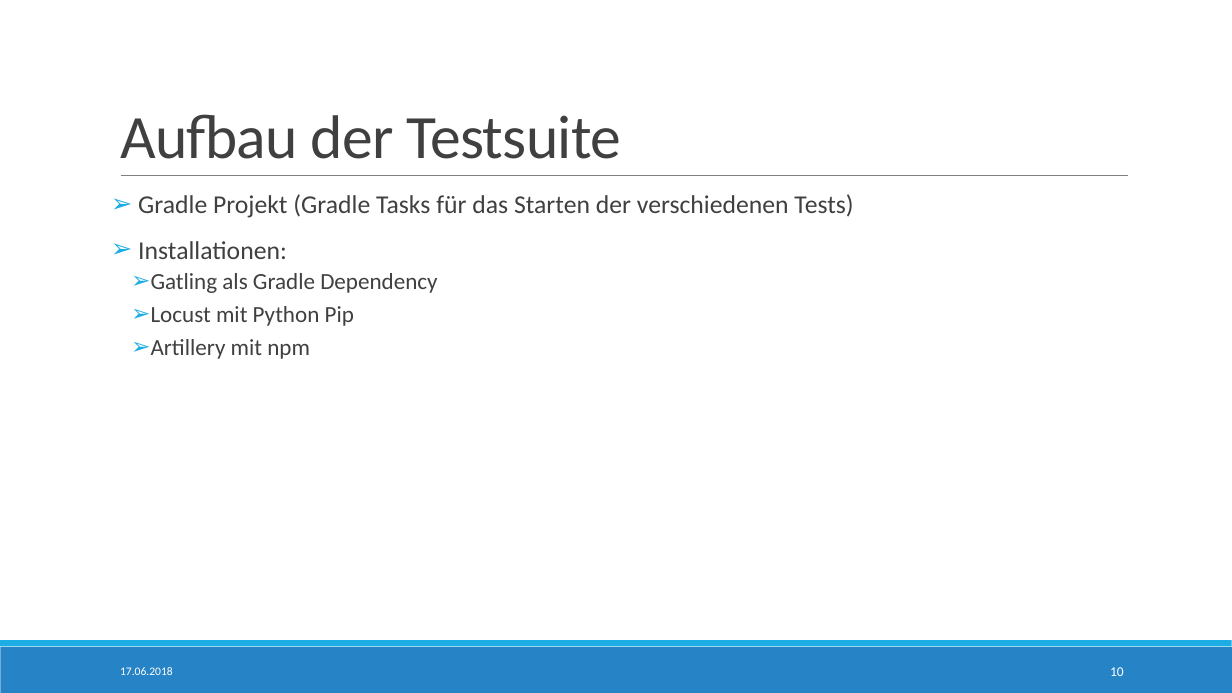
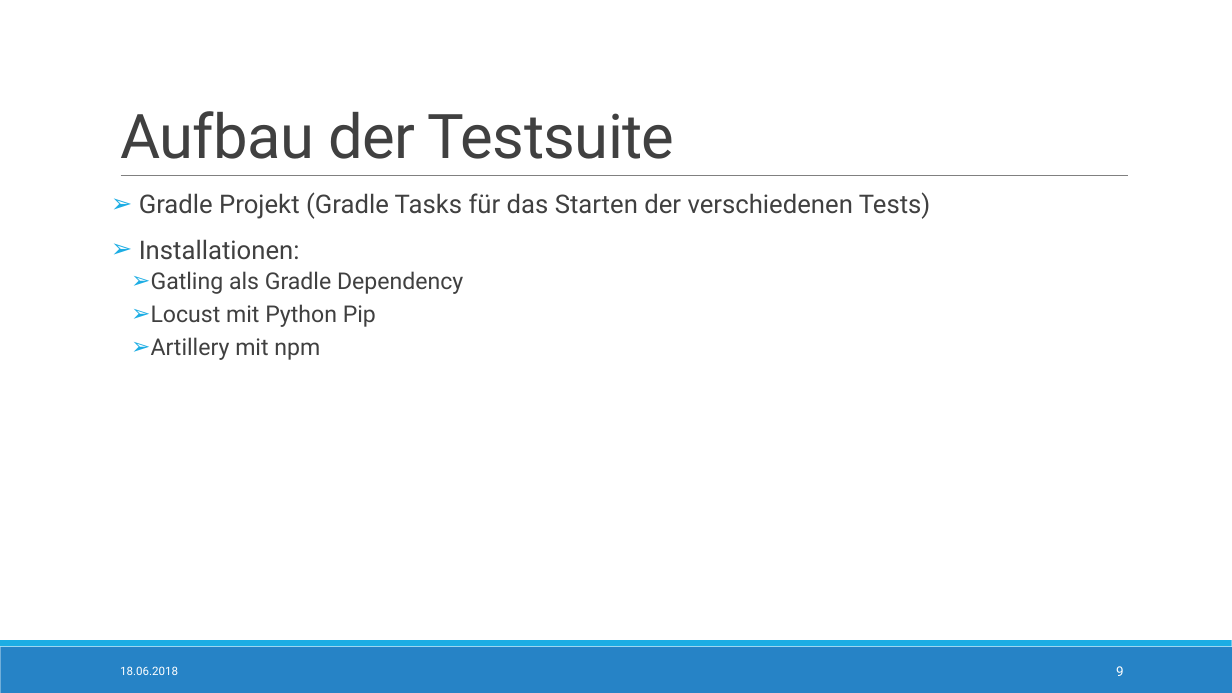
Before and after one commit to StTraeger/sqs-car-webservice, a slide deck: slide 9 of LoadTesting.pptx (slide 10 before the commit). Drawn at 1232x693 pixels with LibreOffice and Linux fonts; fonts in the diff are those of the drawing. Boxes give left, top, right and bottom in pixels: in the first picture for what was removed or moved away, otherwise in the second. Text is boxed around its words. In the diff, an @@ line names an element or a change of style, - is before the commit and + after.

```diff
--- a/LoadTesting.pptx
+++ b/LoadTesting.pptx
@@ title "Aufbau der Testsuite" at [120,111,675,159]: font Calibri to Roboto @@
@@ text "Gradle Projekt (Gradle Tasks für ..." at [139,192,931,360]: font Calibri to Roboto @@
@@ text at [120,666,178,675]: text changed; font Calibri to Roboto @@
-17.06.2018
+18.06.2018
@@ page number at [1116,666,1124,676]: text changed; font Calibri to Roboto @@
-10
+9
```
Also in this commit, not shown: 11 other slides changed, 2 slides removed.
